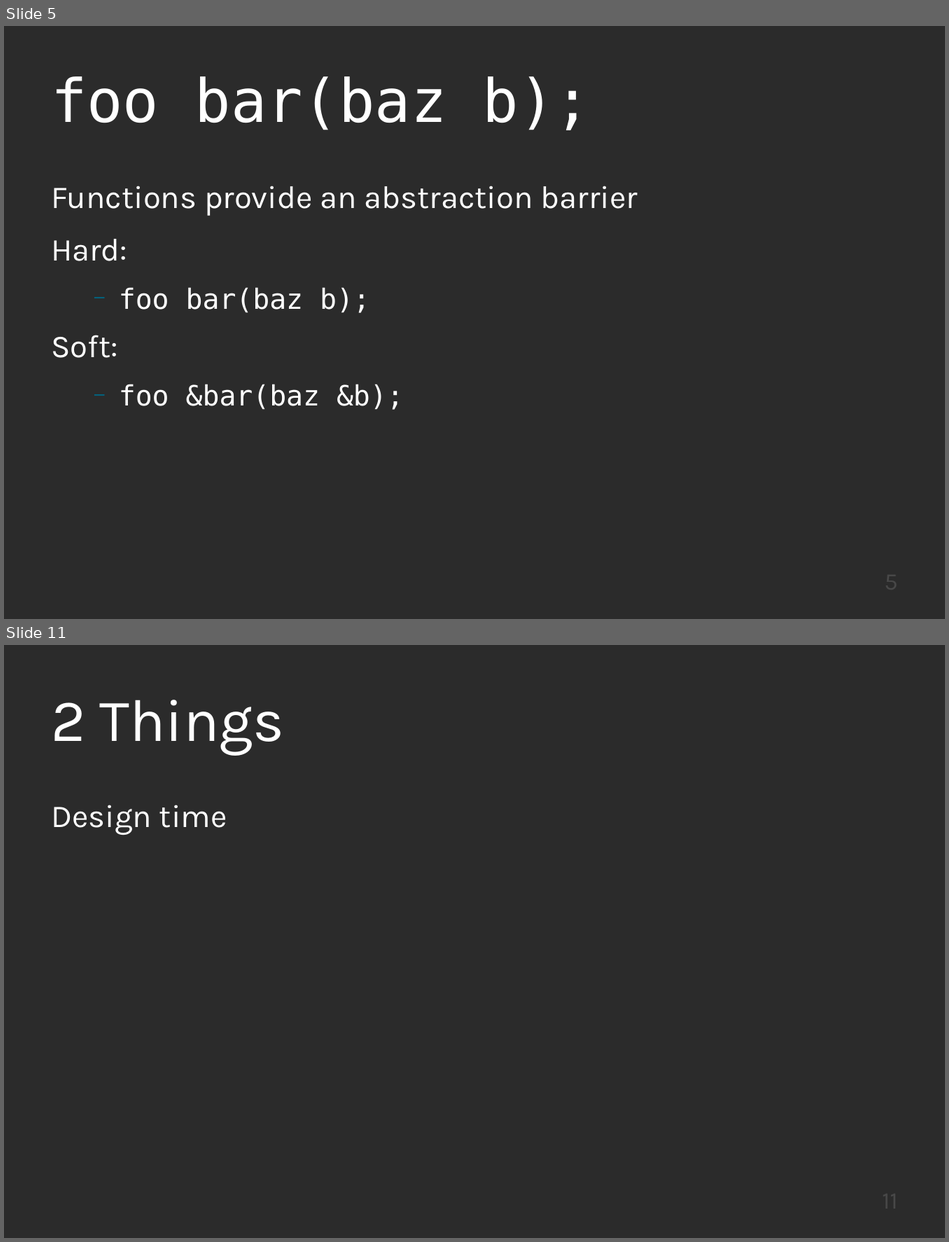
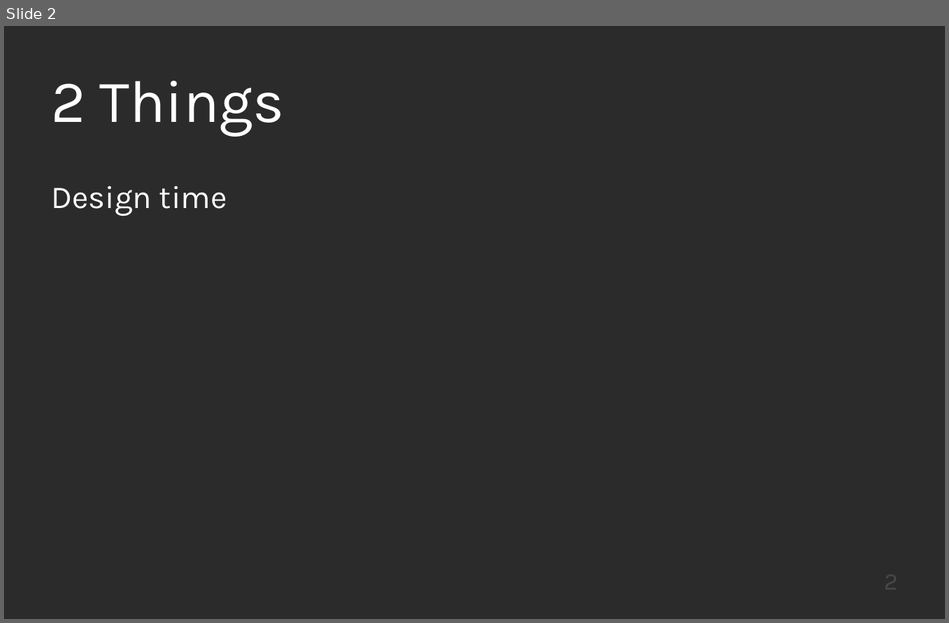
Before and after one commit to KayEss/cpp-designing4performance, a slide deck: slides/Designing APIs For Performance.odp. Shown one above the other, each under a label of ours: slides 5 and 11 before the commit, slide 2 after it; the slides between them are not shown. The pictures are 949x1242 and 949x623 pixels, drawn with LibreOffice and Linux fonts; fonts in the diff are those of the drawing; background and template pictures are left out; a plain dark background stands for a picture behind light text. Boxes give left, top, right and bottom in pixels: in the first picture for what was removed or moved away, otherwise in the second. Text is boxed around its words. In the diff, an @@ line names an element or a change of style, - is before the commit and + after.

```diff
--- a/slides/Designing APIs For Performance.odp
+++ b/slides/Designing APIs For Performance.odp
@@ slide 5 removed at bbox=[4, 26, 945, 619], background picture (left out) @@
@@ title removed at bbox=[51, 76, 591, 130] @@
-foo bar(baz b);
@@ text removed at bbox=[51, 186, 638, 410] @@
-Functions provide an abstraction barrier
-Hard:
-  − foo bar(baz b);
-Soft:
-  − foo &bar(baz &b);
@@ page number removed at bbox=[679, 566, 898, 607] @@
-5
@@ what was slide 11 is now slide 2 @@
@@ page number at bbox=[679, 566, 898, 607]: text changed @@
-11
+2
```
Also in this commit, not shown: 2 slides changed, 8 other slides removed.
